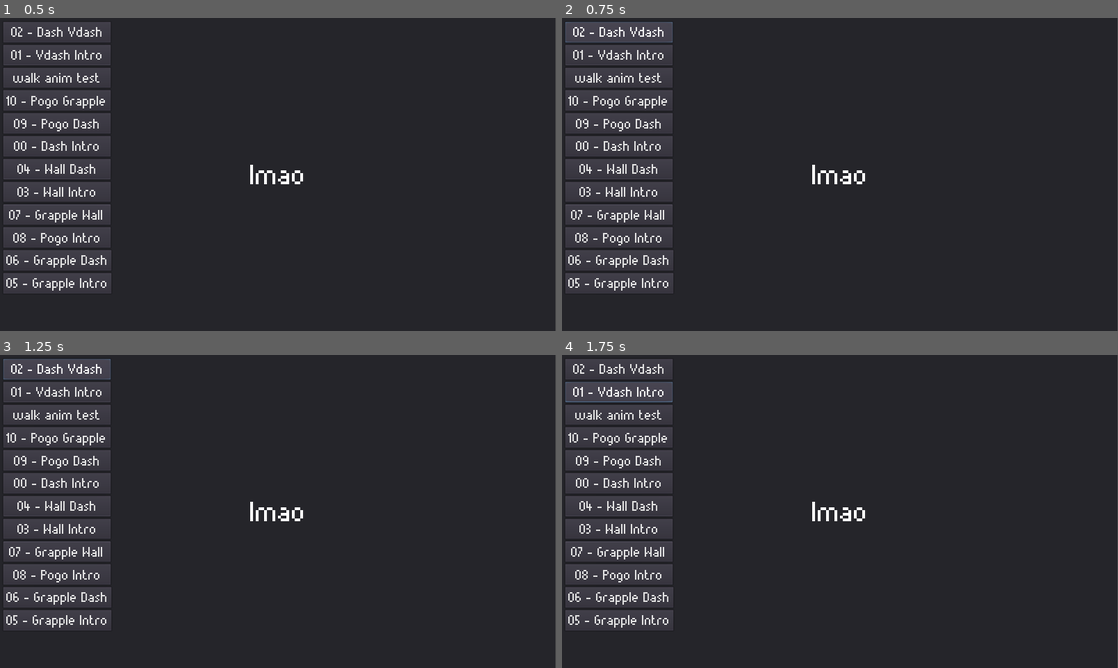
Above: before the commit, frames 1-4 (two rows, left to right).
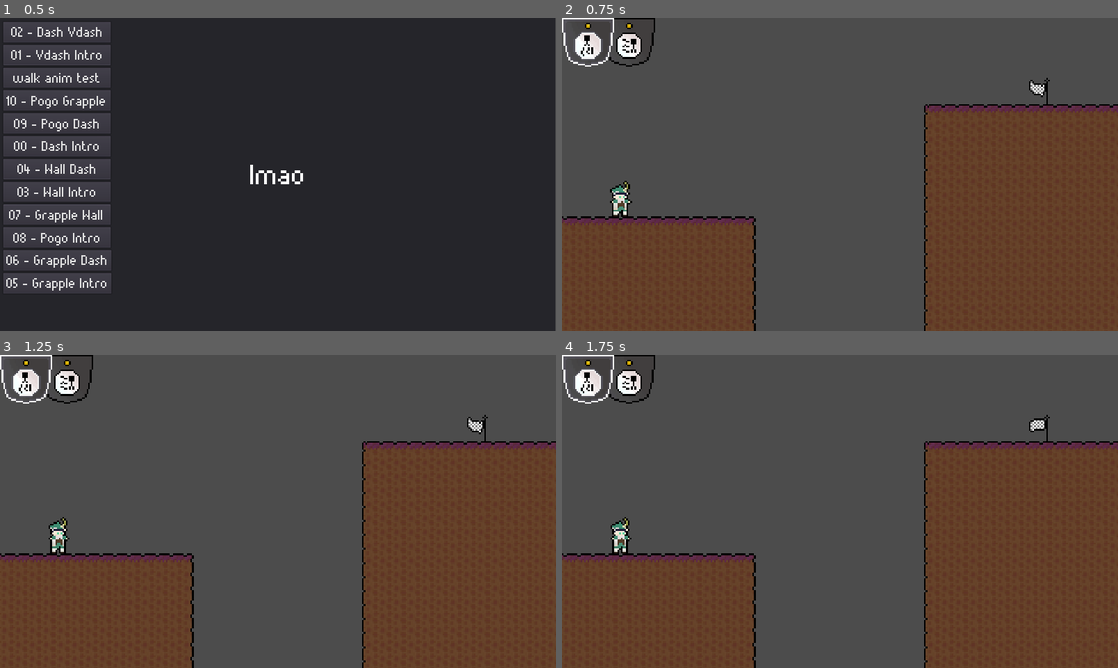
Above: after the commit, the same moments.

Repository: JdavisBro/High-Point
Game: Godot game, scene res://scenes/Main.tscn
Two runs of this game, one before a commit and one after it. Both use one fixed random seed, a clock stepped at 60 frames per second and the inputs below.
Inputs (mouse positions are in pixels of both pictures, inside the frame that each line leads up to):
- Up to frame 1 (0.5 s): no input
- Up to frame 2 (0.75 s): click "02 - Dash Vdash" at 0.5 s
- Up to frame 3 (1.25 s): no input
- Up to frame 4 (1.75 s): click (617, 392) at 1.25 s, where only the run before the commit has a clickable "01 - Vdash Intro"

Frame 1 is identical in both runs. In frame 2, 92% of the frame differs, in the area x 0-100%, y 0-100%; in frame 3, 92%; in frame 4, 91%.

Commit message:
basic vdash effect

Diff:
--- a/objects/CameraBounds.tscn
+++ /dev/null
@@ -1,108 +0,0 @@
-[gd_scene load_steps=7 format=2]
-
-[ext_resource path="res://images/CameraBounds.png" type="Texture" id=1]
-
-[sub_resource type="ConvexPolygonShape2D" id=8]
-points = PoolVector2Array( 0, 16, 16, 16, 0, 16, 0, 16 )
-
-[sub_resource type="ConvexPolygonShape2D" id=9]
-points = PoolVector2Array( 0, 0, 7.78157, 16, 0, 0 )
-
-[sub_resource type="ConvexPolygonShape2D" id=10]
-points = PoolVector2Array( 0, 16, 16, 0, 0, 16 )
-
-[sub_resource type="ConvexPolygonShape2D" id=7]
-points = PoolVector2Array( 16, 16, 13.9168, 16, 0, 1.95075, 0, 0, 1.00066, 0, 14.9553, 13.8933, 16, 13.8933 )
-
-[sub_resource type="TileSet" id=3]
-0/name = "CameraBounds.png 0"
-0/texture = ExtResource( 1 )
-0/tex_offset = Vector2( 0, 0 )
-0/modulate = Color( 1, 1, 1, 1 )
-0/region = Rect2( 0, 0, 16, 16 )
-0/tile_mode = 0
-0/occluder_offset = Vector2( 0, 0 )
-0/navigation_offset = Vector2( 0, 0 )
-0/shape_offset = Vector2( 0, 0 )
-0/shape_transform = Transform2D( 1, 0, 0, 1, 0, 0 )
-0/shape = SubResource( 8 )
-0/shape_one_way = false
-0/shape_one_way_margin = 1.0
-0/shapes = [ {
-"autotile_coord": Vector2( 0, 0 ),
-"one_way": false,
-"one_way_margin": 1.0,
-"shape": SubResource( 8 ),
-"shape_transform": Transform2D( 1, 0, 0, 1, 0, 0 )
-} ]
-0/z_index = 0
-1/name = "CameraBounds.png 1"
-1/texture = ExtResource( 1 )
-1/tex_offset = Vector2( 0, 0 )
-1/modulate = Color( 1, 1, 1, 1 )
-1/region = Rect2( 16, 0, 16, 16 )
-1/tile_mode = 0
-1/occluder_offset = Vector2( 0, 0 )
-1/navigation_offset = Vector2( 0, 0 )
-1/shape_offset = Vector2( 0, 0 )
-1/shape_transform = Transform2D( 1, 0, 0, 1, 0, 0 )
-1/shape = SubResource( 9 )
-1/shape_one_way = false
-1/shape_one_way_margin = 1.0
-1/shapes = [ {
-"autotile_coord": Vector2( 0, 0 ),
-"one_way": false,
-"one_way_margin": 1.0,
-"shape": SubResource( 9 ),
-"shape_transform": Transform2D( 1, 0, 0, 1, 0, 0 )
-} ]
-1/z_index = 0
-2/name = "CameraBounds.png 2"
-2/texture = ExtResource( 1 )
-2/tex_offset = Vector2( 0, 0 )
-2/modulate = Color( 1, 1, 1, 1 )
-2/region = Rect2( 0, 16, 16, 16 )
-2/tile_mode = 0
-2/occluder_offset = Vector2( 0, 0 )
-2/navigation_offset = Vector2( 0, 0 )
-2/shape_offset = Vector2( 0, 0 )
-2/shape_transform = Transform2D( 1, 0, 0, 1, 0, 0 )
-2/shape = SubResource( 10 )
-2/shape_one_way = false
-2/shape_one_way_margin = 1.0
-2/shapes = [ {
-"autotile_coord": Vector2( 0, 0 ),
-"one_way": false,
-"one_way_margin": 1.0,
-"shape": SubResource( 10 ),
-"shape_transform": Transform2D( 1, 0, 0, 1, 0, 0 )
-} ]
-2/z_index = 0
-3/name = "CameraBounds.png 3"
-3/texture = ExtResource( 1 )
-3/tex_offset = Vector2( 0, 0 )
-3/modulate = Color( 1, 1, 1, 1 )
-3/region = Rect2( 16, 16, 16, 16 )
-3/tile_mode = 0
-3/occluder_offset = Vector2( 0, 0 )
-3/navigation_offset = Vector2( 0, 0 )
-3/shape_offset = Vector2( 0, 0 )
-3/shape_transform = Transform2D( 1, 0, 0, 1, 0, 0 )
-3/shape = SubResource( 7 )
-3/shape_one_way = false
-3/shape_one_way_margin = 1.0
-3/shapes = [ {
-"autotile_coord": Vector2( 0, 0 ),
-"one_way": false,
-"one_way_margin": 1.0,
-"shape": SubResource( 7 ),
-"shape_transform": Transform2D( 1, 0, 0, 1, 0, 0 )
-} ]
-3/z_index = 0
-
-[node name="CameraBounds" type="TileMap"]
-tile_set = SubResource( 3 )
-cell_size = Vector2( 16, 16 )
-collision_layer = 4
-collision_mask = 0
-format = 1
--- a/objects/Player.tscn
+++ b/objects/Player/Player.tscn
@@ -2,9 +2,9 @@
 
 [ext_resource path="res://images/players/vdash.tres" type="SpriteFrames" id=1]
 [ext_resource path="res://scripts/Player.gd" type="Script" id=2]
-[ext_resource path="res://objects/UI.tscn" type="PackedScene" id=3]
+[ext_resource path="res://objects/Player/UI.tscn" type="PackedScene" id=3]
 [ext_resource path="res://images/players/vent/idle0.png" type="Texture" id=4]
-[ext_resource path="res://objects/PixelLine.tscn" type="PackedScene" id=12]
+[ext_resource path="res://objects/Player/PixelLine.tscn" type="PackedScene" id=12]
 
 [sub_resource type="RectangleShape2D" id=3]
 extents = Vector2( 5.5, 9.5 )
--- /dev/null
+++ b/objects/Player/SkillEffect.tscn
@@ -0,0 +1,64 @@
+[gd_scene load_steps=28 format=2]
+
+[ext_resource path="res://images/slash/5.png" type="Texture" id=1]
+[ext_resource path="res://images/slash/4.png" type="Texture" id=2]
+[ext_resource path="res://images/slash/2.png" type="Texture" id=3]
+[ext_resource path="res://images/smoke/3.png" type="Texture" id=4]
+[ext_resource path="res://images/smoke/0.png" type="Texture" id=5]
+[ext_resource path="res://images/slash/3.png" type="Texture" id=6]
+[ext_resource path="res://images/smoke/1.png" type="Texture" id=7]
+[ext_resource path="res://images/slash/1.png" type="Texture" id=8]
+[ext_resource path="res://images/slash/6.png" type="Texture" id=9]
+[ext_resource path="res://images/slash/0.png" type="Texture" id=10]
+[ext_resource path="res://images/smoke/2.png" type="Texture" id=11]
+[ext_resource path="res://scripts/SkillEffect.gd" type="Script" id=12]
+[ext_resource path="res://images/wind/vdash/infront2.png" type="Texture" id=13]
+[ext_resource path="res://images/wind/vdash/infront4.png" type="Texture" id=14]
+[ext_resource path="res://images/wind/vdash/infront1.png" type="Texture" id=15]
+[ext_resource path="res://images/wind/vdash/infront3.png" type="Texture" id=16]
+[ext_resource path="res://images/wind/vdash/infront5.png" type="Texture" id=17]
+[ext_resource path="res://images/wind/vdash/infront0.png" type="Texture" id=18]
+[ext_resource path="res://images/wind/vdash/infront6.png" type="Texture" id=19]
+[ext_resource path="res://images/wind/vdash/behind5.png" type="Texture" id=20]
+[ext_resource path="res://images/wind/vdash/behind2.png" type="Texture" id=21]
+[ext_resource path="res://images/wind/vdash/behind6.png" type="Texture" id=22]
+[ext_resource path="res://images/wind/vdash/behind0.png" type="Texture" id=23]
+[ext_resource path="res://images/wind/vdash/behind3.png" type="Texture" id=24]
+[ext_resource path="res://images/wind/vdash/behind1.png" type="Texture" id=25]
+[ext_resource path="res://images/wind/vdash/behind4.png" type="Texture" id=26]
+
+[sub_resource type="SpriteFrames" id=1]
+animations = [ {
+"frames": [  ],
+"loop": true,
+"name": "default",
+"speed": 5.0
+}, {
+"frames": [ null, ExtResource( 10 ), ExtResource( 8 ), ExtResource( 3 ), ExtResource( 6 ), ExtResource( 2 ), ExtResource( 1 ), ExtResource( 9 ), null ],
+"loop": false,
+"name": "slash",
+"speed": 48.0
+}, {
+"frames": [ ExtResource( 5 ), ExtResource( 7 ), ExtResource( 11 ), ExtResource( 4 ), ExtResource( 4 ), ExtResource( 4 ), ExtResource( 4 ), ExtResource( 4 ), ExtResource( 4 ), ExtResource( 4 ), ExtResource( 4 ) ],
+"loop": true,
+"name": "smoke",
+"speed": 12.0
+}, {
+"frames": [ ExtResource( 18 ), ExtResource( 15 ), ExtResource( 13 ), ExtResource( 16 ), ExtResource( 14 ), ExtResource( 17 ), ExtResource( 19 ) ],
+"loop": true,
+"name": "vdashWindFront",
+"speed": 35.0
+}, {
+"frames": [ ExtResource( 23 ), ExtResource( 25 ), ExtResource( 21 ), ExtResource( 24 ), ExtResource( 26 ), ExtResource( 20 ), ExtResource( 22 ) ],
+"loop": true,
+"name": "vdashWindBack",
+"speed": 35.0
+} ]
+
+[node name="AnimatedSprite" type="AnimatedSprite"]
+position = Vector2( -1, 0 )
+frames = SubResource( 1 )
+animation = "vdashWindBack"
+script = ExtResource( 12 )
+
+[connection signal="animation_finished" from="." to="." method="animation_finished"]
--- a/objects/SkillEffect.tscn
+++ /dev/null
@@ -1,38 +0,0 @@
-[gd_scene load_steps=14 format=2]
-
-[ext_resource path="res://images/slash/5.png" type="Texture" id=1]
-[ext_resource path="res://images/slash/4.png" type="Texture" id=2]
-[ext_resource path="res://images/slash/3.png" type="Texture" id=3]
-[ext_resource path="res://images/slash/6.png" type="Texture" id=4]
-[ext_resource path="res://images/slash/0.png" type="Texture" id=5]
-[ext_resource path="res://images/slash/2.png" type="Texture" id=6]
-[ext_resource path="res://images/slash/1.png" type="Texture" id=7]
-[ext_resource path="res://scripts/SkillEffect.gd" type="Script" id=8]
-[ext_resource path="res://images/smoke/0.png" type="Texture" id=9]
-[ext_resource path="res://images/smoke/1.png" type="Texture" id=10]
-[ext_resource path="res://images/smoke/2.png" type="Texture" id=11]
-[ext_resource path="res://images/smoke/3.png" type="Texture" id=12]
-
-[sub_resource type="SpriteFrames" id=1]
-animations = [ {
-"frames": [  ],
-"loop": true,
-"name": "default",
-"speed": 5.0
-}, {
-"frames": [ null, ExtResource( 5 ), ExtResource( 7 ), ExtResource( 6 ), ExtResource( 3 ), ExtResource( 2 ), ExtResource( 1 ), ExtResource( 4 ), null ],
-"loop": false,
-"name": "slash",
-"speed": 48.0
-}, {
-"frames": [ ExtResource( 9 ), ExtResource( 10 ), ExtResource( 11 ), ExtResource( 12 ), ExtResource( 12 ), ExtResource( 12 ), ExtResource( 12 ), ExtResource( 12 ), ExtResource( 12 ), ExtResource( 12 ), ExtResource( 12 ) ],
-"loop": true,
-"name": "smoke",
-"speed": 12.0
-} ]
-
-[node name="AnimatedSprite" type="AnimatedSprite"]
-frames = SubResource( 1 )
-script = ExtResource( 8 )
-
-[connection signal="animation_finished" from="." to="." method="animation_finished"]
--- a/objects/Deco.tscn
+++ b/objects/TileMaps/Deco.tscn
@@ -1,11 +1,10 @@
-[gd_scene load_steps=8 format=2]
+[gd_scene load_steps=7 format=2]
 
 [ext_resource path="res://images/deco/metalbars.png" type="Texture" id=1]
-[ext_resource path="res://images/deco/watersurface.png" type="Texture" id=2]
-[ext_resource path="res://scripts/TileSet.gd" type="Script" id=3]
-[ext_resource path="res://images/deco/water.png" type="Texture" id=4]
-[ext_resource path="res://images/deco/vine.png" type="Texture" id=5]
-[ext_resource path="res://images/deco/vineEnds.png" type="Texture" id=6]
+[ext_resource path="res://images/deco/vineEnds.png" type="Texture" id=2]
+[ext_resource path="res://images/deco/water.png" type="Texture" id=3]
+[ext_resource path="res://images/deco/vine.png" type="Texture" id=4]
+[ext_resource path="res://images/deco/watersurface.png" type="Texture" id=5]
 
 [sub_resource type="TileSet" id=17]
 1/name = "Metalbar"
@@ -105,7 +104,6 @@
 5/shape_one_way_margin = 0.0
 5/shapes = [  ]
 5/z_index = -1
-script = ExtResource( 3 )
 
 [node name="Deco" type="TileMap"]
 tile_set = SubResource( 17 )
--- a/objects/Ground.tscn
+++ b/objects/TileMaps/Ground.tscn
@@ -1,9 +1,8 @@
-[gd_scene load_steps=44 format=2]
-
-[ext_resource path="res://images/grass.png" type="Texture" id=1]
-[ext_resource path="res://images/terrains/pond/ground.png" type="Texture" id=2]
-[ext_resource path="res://scripts/TileSet.gd" type="Script" id=3]
-[ext_resource path="res://images/terrains/pond/lilypad.png" type="Texture" id=4]
+[gd_scene load_steps=43 format=2]
+
+[ext_resource path="res://images/terrains/pond/ground.png" type="Texture" id=1]
+[ext_resource path="res://images/grass.png" type="Texture" id=2]
+[ext_resource path="res://images/terrains/pond/lilypad.png" type="Texture" id=3]
 
 [sub_resource type="ConvexPolygonShape2D" id=18]
 points = PoolVector2Array( 0, 0, 8, 0, 8, 8, 0, 8 )
@@ -420,7 +419,6 @@
 "shape_transform": Transform2D( 1, 0, 0, 1, 0, 0 )
 } ]
 2/z_index = 2
-script = ExtResource( 3 )
 
 [node name="Ground" type="TileMap"]
 tile_set = SubResource( 17 )
--- a/objects/Obstacles.tscn
+++ b/objects/TileMaps/Obstacles.tscn
@@ -1,7 +1,6 @@
-[gd_scene load_steps=5 format=2]
+[gd_scene load_steps=4 format=2]
 
 [ext_resource path="res://images/spike.png" type="Texture" id=1]
-[ext_resource path="res://scripts/TileSet.gd" type="Script" id=3]
 
 [sub_resource type="ConvexPolygonShape2D" id=18]
 points = PoolVector2Array( 0, 8, 0, 8, 3.03518, 0.925751, 4.87416, 0.979836, 8, 8 )
@@ -28,7 +27,6 @@
 "shape_transform": Transform2D( 1, 0, 0, 1, 0, 0 )
 } ]
 0/z_index = 0
-script = ExtResource( 3 )
 
 [node name="Obstacles" type="TileMap"]
 tile_set = SubResource( 17 )
--- a/objects/Wood.tscn
+++ b/objects/TileMaps/Wood.tscn
@@ -1,8 +1,7 @@
-[gd_scene load_steps=26 format=2]
-
-[ext_resource path="res://images/wood.png" type="Texture" id=1]
-[ext_resource path="res://images/terrains/pond/wood.png" type="Texture" id=2]
-[ext_resource path="res://scripts/TileSet.gd" type="Script" id=3]
+[gd_scene load_steps=25 format=2]
+
+[ext_resource path="res://images/terrains/pond/wood.png" type="Texture" id=1]
+[ext_resource path="res://images/wood.png" type="Texture" id=2]
 
 [sub_resource type="ConvexPolygonShape2D" id=18]
 points = PoolVector2Array( 8, 8, 0, 8, 0, 0, 8, 0 )
@@ -242,7 +241,6 @@
 "shape_transform": Transform2D( 1, 0, 0, 1, 0, 0 )
 } ]
 1/z_index = 0
-script = ExtResource( 3 )
 
 [node name="Wood" type="TileMap"]
 tile_set = SubResource( 17 )
--- a/scenes/LevelDefault.tscn
+++ b/scenes/LevelDefault.tscn
@@ -1,11 +1,11 @@
 [gd_scene load_steps=9 format=2]
 
-[ext_resource path="res://objects/Player.tscn" type="PackedScene" id=1]
-[ext_resource path="res://objects/Ground.tscn" type="PackedScene" id=2]
+[ext_resource path="res://objects/Player/Player.tscn" type="PackedScene" id=1]
+[ext_resource path="res://objects/TileMaps/Ground.tscn" type="PackedScene" id=2]
 [ext_resource path="res://objects/VictoryFlag.tscn" type="PackedScene" id=3]
-[ext_resource path="res://objects/Wood.tscn" type="PackedScene" id=4]
-[ext_resource path="res://objects/Deco.tscn" type="PackedScene" id=5]
-[ext_resource path="res://objects/Obstacles.tscn" type="PackedScene" id=6]
+[ext_resource path="res://objects/TileMaps/Wood.tscn" type="PackedScene" id=4]
+[ext_resource path="res://objects/TileMaps/Deco.tscn" type="PackedScene" id=5]
+[ext_resource path="res://objects/TileMaps/Obstacles.tscn" type="PackedScene" id=6]
 [ext_resource path="res://default_theme.tres" type="Theme" id=7]
 
 [sub_resource type="RectangleShape2D" id=1]
@@ -48,3 +48,4 @@
 
 [node name="VictoryFlag" parent="." instance=ExtResource( 3 )]
 position = Vector2( 121, -72 )
+frame = 2
--- a/scenes/levels/01 - Vdash Intro.tscn
+++ b/scenes/levels/01 - Vdash Intro.tscn
@@ -18,11 +18,10 @@
 script = SubResource( 1 )
 
 [node name="Player" parent="." index="1"]
-position = Vector2( -134, 16 )
+position = Vector2( -129, 15 )
 
 [node name="Grass" parent="." index="3"]
 tile_data = PoolIntArray( -1441813, 0, 3, -1507308, 0, 3, -1376277, 0, 65538, -1441772, 0, 65538, -1310741, 0, 65538, - …(12277 unchanged characters)…
 
 [node name="VictoryFlag" parent="." index="8"]
 position = Vector2( 89, -40 )
-frame = 2
--- a/scripts/Player.gd
+++ b/scripts/Player.gd
@@ -44,7 +44,7 @@
 onready var tween: Tween = $Tween
 onready var trail: Particles2D = $TrailEffect
 
-var skilleffect = preload("res://objects/SkillEffect.tscn")
+var skilleffect = preload("res://objects/Player/SkillEffect.tscn")
 
 # Buffers
 const BUFFER_DEFAULT = 0.1 # seconds
--- a/scripts/Skills/Vdash.gd
+++ b/scripts/Skills/Vdash.gd
@@ -33,6 +33,12 @@
 		player.skill_end()
 
 func use(_delta):
+	var windpos = player.position - Vector2(0, 15)
+	var anim = player.skill_animation("vdashWindBack", windpos, false, Vector2.ZERO, 0, true)
+	anim.modulate.a = 0.3
+	anim = player.skill_animation("vdashWindFront", windpos)
+	anim.modulate.a = 0.3
+
 	player.squash(0.8,1.4,0.1)
 	player.movementEnabled = false
 	timer = 0.3
Binary file added: images/wind/vdash/behind0.png
Not shown, added: images/wind/vdash/behind0.png.import
Binary file added: images/wind/vdash/behind1.png
Not shown, added: images/wind/vdash/behind1.png.import
Binary file added: images/wind/vdash/behind2.png
Not shown, added: images/wind/vdash/behind2.png.import
Binary file added: images/wind/vdash/behind3.png
Not shown, added: images/wind/vdash/behind3.png.import
Binary file added: images/wind/vdash/behind4.png
Not shown, added: images/wind/vdash/behind4.png.import
Binary file added: images/wind/vdash/behind5.png
Not shown, added: images/wind/vdash/behind5.png.import
(and 21 more such lines)
